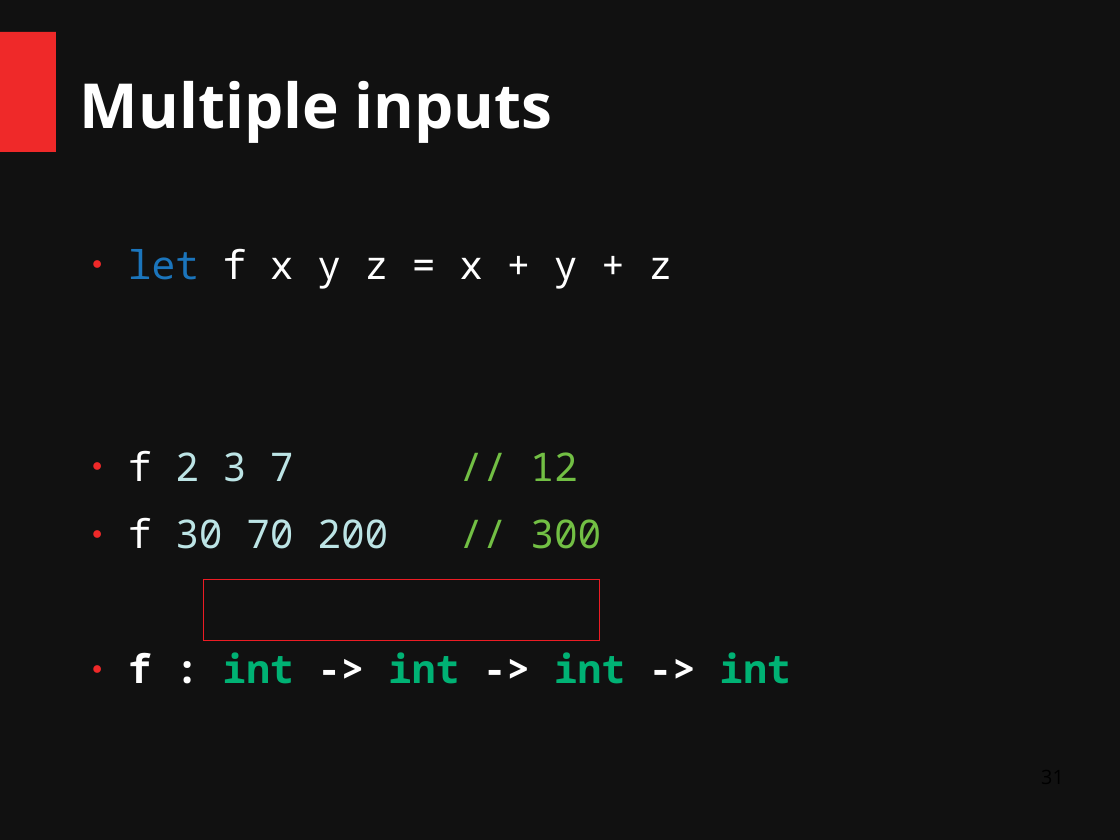
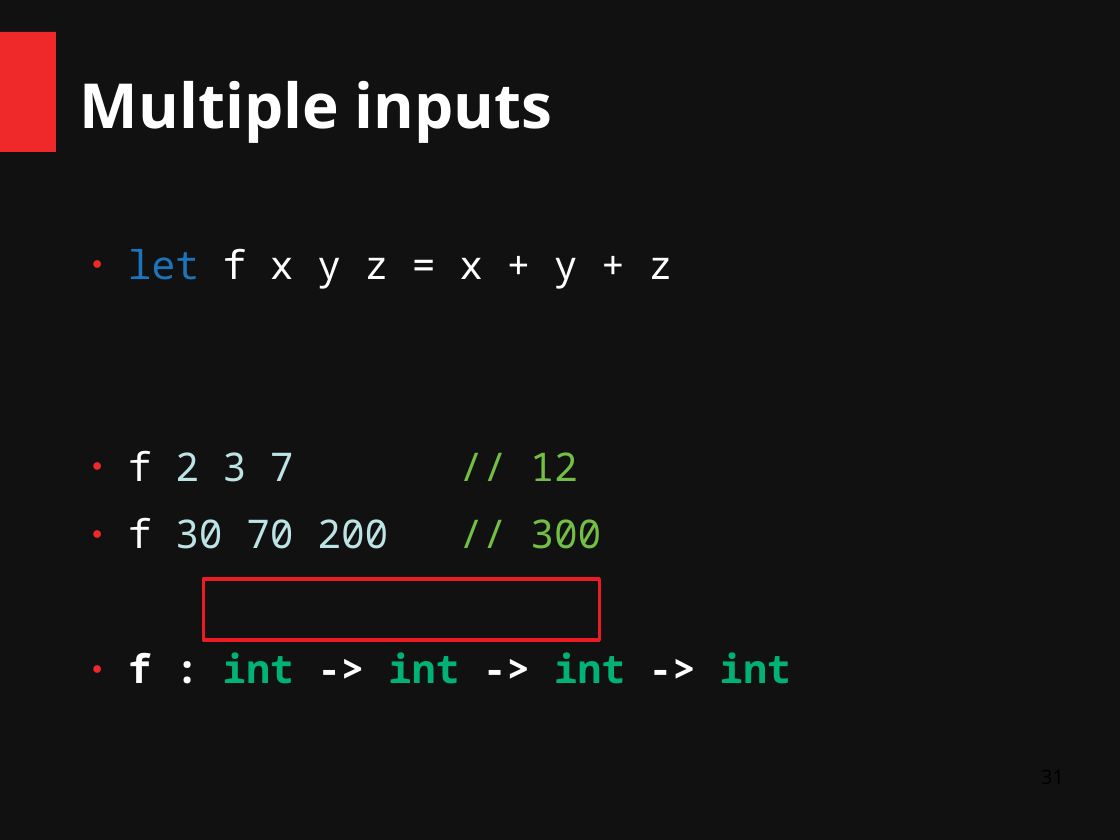
Before and after one commit to ChangHaiBin/FSharpPowerPoint, a slide deck: slide 31 of FSharp Talk Dark3.odp. Drawn at 1120x840 pixels with LibreOffice and Linux fonts; fonts in the diff are those of the drawing. Boxes give left, top, right and bottom in pixels: in the first picture for what was removed or moved away, otherwise in the second. Text is boxed around its words. In the diff, an @@ line names an element or a change of style, - is before the commit and + after.

```diff
--- a/FSharp Talk Dark3.odp
+++ b/FSharp Talk Dark3.odp
@@ rectangle at bbox=[203, 579, 600, 640]: outline #ED1C24 0 pt to #ED1C24 2.3 pt @@
```
Also in this commit, not shown: 6 other slides changed, 1 slide removed, 1 other file.
